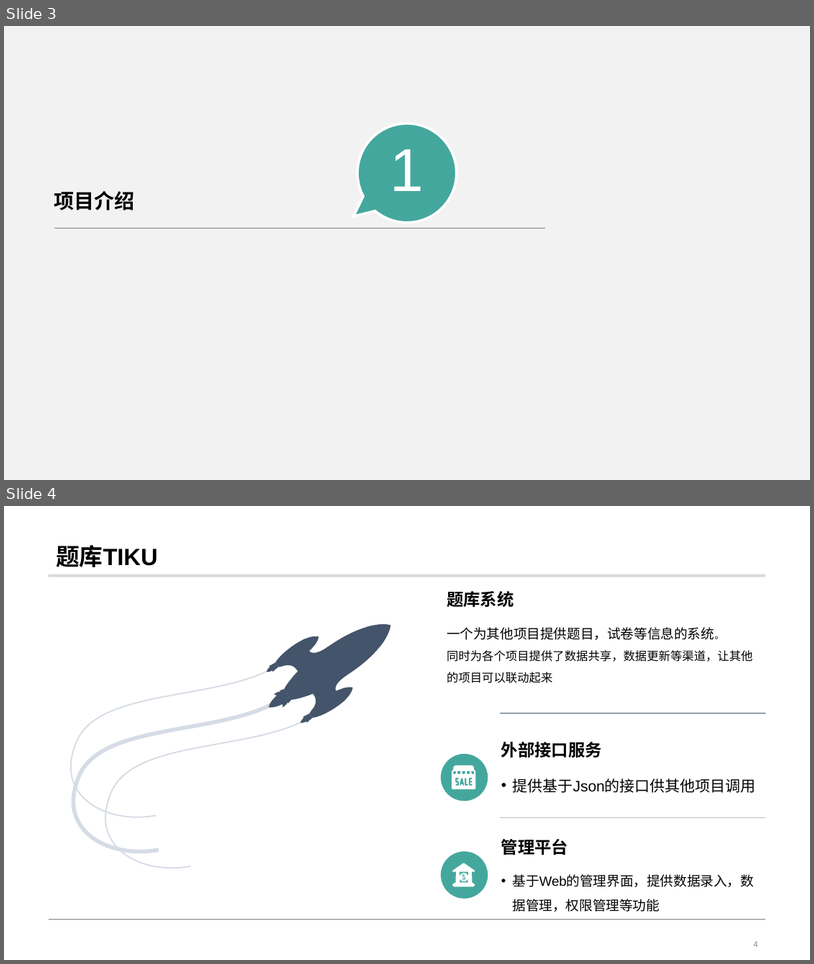
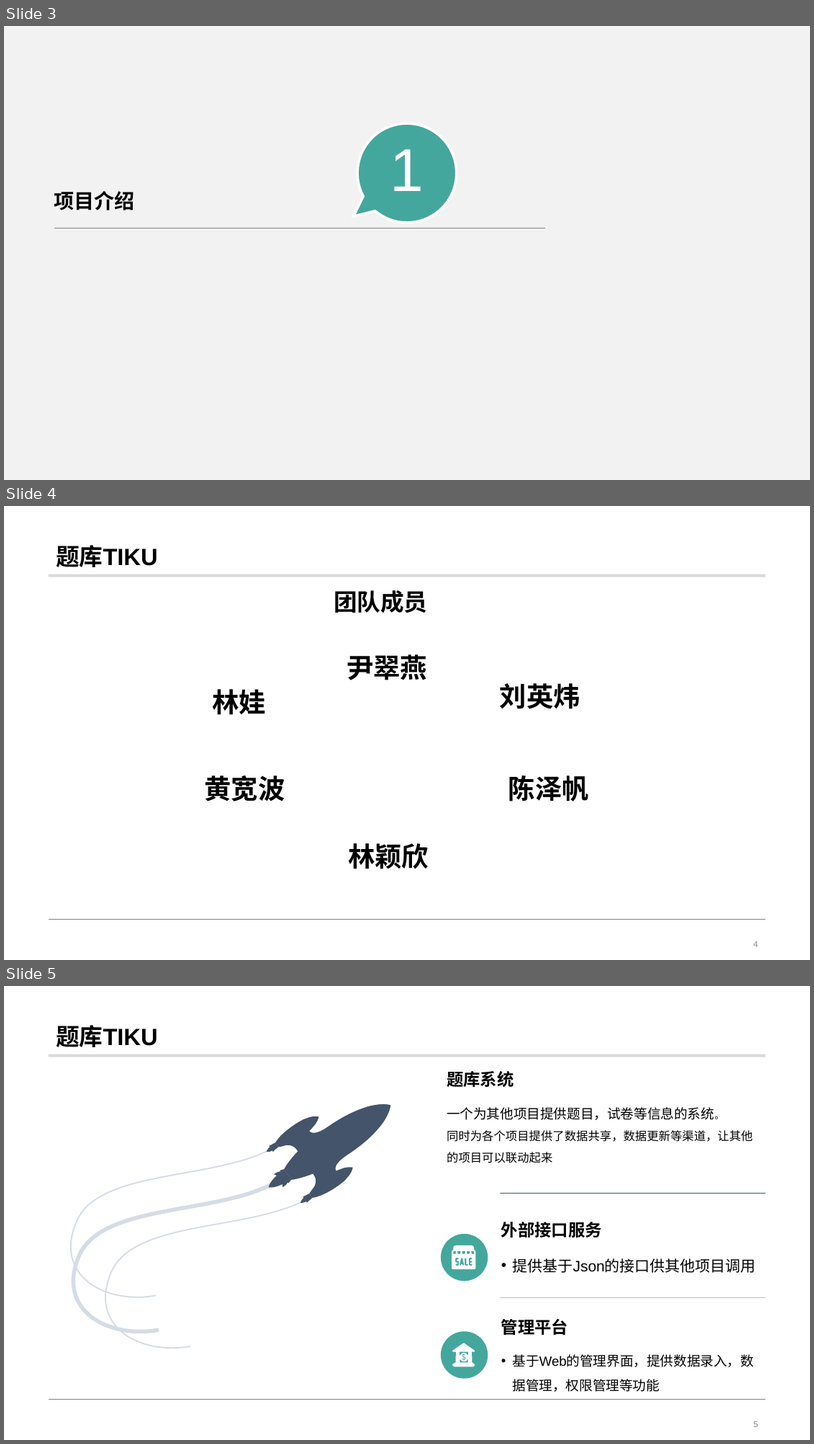
Before and after one commit to scau-tuzi/tiku, a slide deck: doc/prjmgnt/汇报的.pptx. Shown one above the other, each under a label of ours: slides 3 and 4 before the commit, slides 3, 4 and 5 after it. The pictures are 814x964 and 814x1444 pixels, drawn with LibreOffice and Linux fonts; fonts in the diff are those of the drawing; background and template pictures are left out. Boxes give left, top, right and bottom in pixels: in the first picture for what was removed or moved away, otherwise in the second. Text is boxed around its words. In the diff, an @@ line names an element or a change of style, - is before the commit and + after.

```diff
--- a/doc/prjmgnt/汇报的.pptx
+++ b/doc/prjmgnt/汇报的.pptx
@@ slide 4 added at box(4, 506, 810, 960), background #FFFFFF; not listed: 2 template elements that a slide beside it also shows @@
@@ title added at box(56, 545, 157, 567), 28 pt, text #000000, bold @@
+题库TIKU
@@ text added at box(334, 590, 428, 613), 28 pt, text #000000, bold @@
+团队成员
@@ text added at box(347, 654, 427, 680), 32 pt, text #000000, bold @@
+尹翠燕
@@ text added at box(212, 689, 266, 715), 32 pt, text #000000, bold @@
+林娃
@@ text added at box(500, 683, 581, 709), 32 pt, text #000000, bold @@
+刘英炜
@@ text added at box(205, 775, 286, 801), 32 pt, text #000000, bold @@
+黄宽波
@@ text added at box(509, 775, 589, 801), 32 pt, text #000000, bold @@
+陈泽帆
@@ text added at box(348, 843, 429, 869), 32 pt, text #000000, bold @@
+林颖欣
@@ page number added at box(754, 941, 758, 947), 10 pt, text #8C8C8C @@
+4
@@ what was slide 4 is now slide 5 @@
@@ page number at box(754, 1421, 758, 1427): text changed @@
-4
+5
```
Also in this commit, not shown: 2 slides changed, 6 other slides added.
